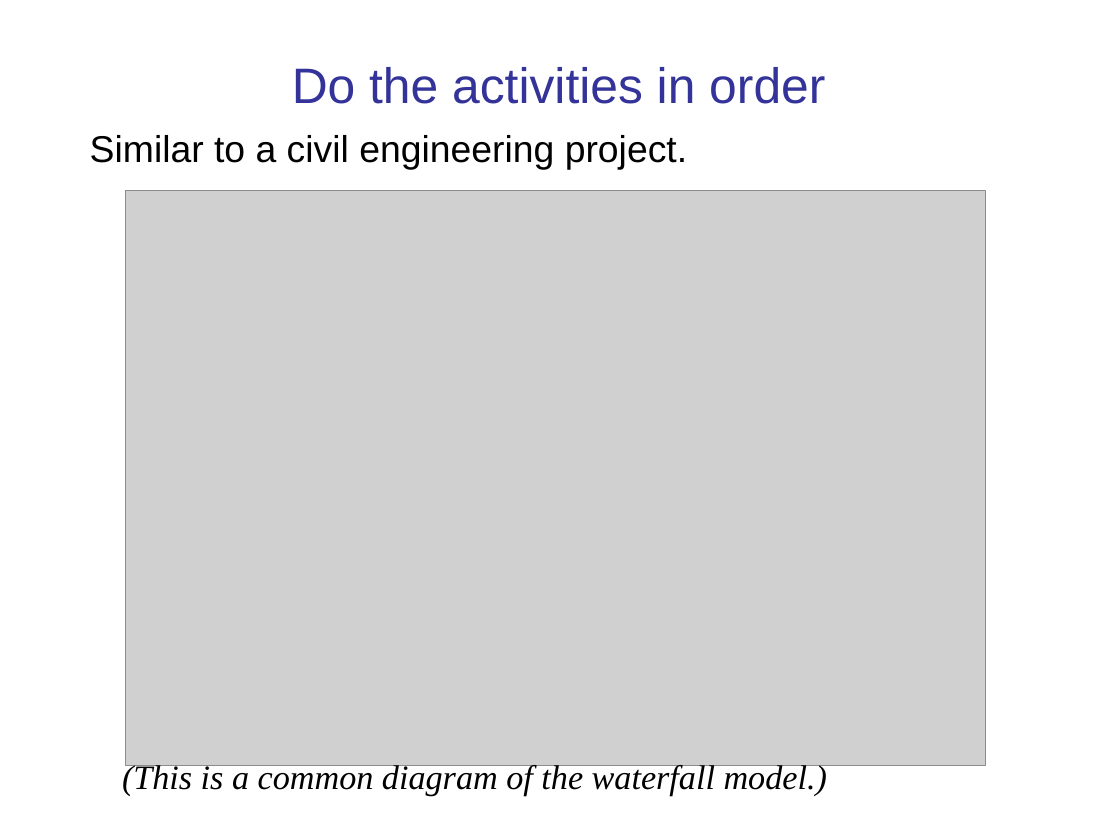
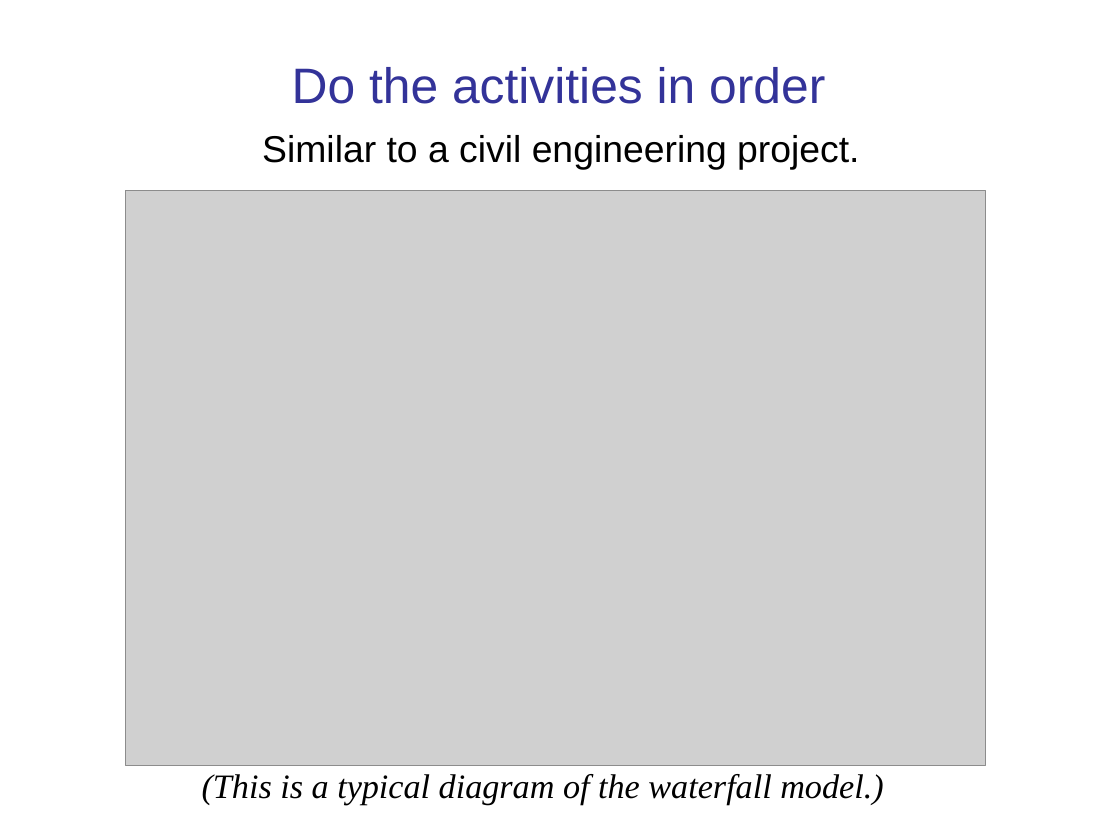
Before and after one commit to cpske/ISP, a slide deck: slide 28 of software-process/Introduction-software-process.pptx. Drawn at 1120x840 pixels with LibreOffice and Linux fonts; fonts in the diff are those of the drawing; grey boxes stand for pictures. Boxes give left, top, right and bottom in pixels: in the first picture for what was removed or moved away, otherwise in the second. Text is boxed around its words. In the diff, an @@ line names an element or a change of style, - is before the commit and + after.

```diff
--- a/software-process/Introduction-software-process.pptx
+++ b/software-process/Introduction-software-process.pptx
@@ text "Similar to a civil engineering ..." at [262,135,859,170]: alignment left to centre @@
@@ free "(This is a typical diagram ...": place and size @@
-free "(This is a typical diagram ..." at [111,750,895,803]
+free "(This is a typical diagram ..." at [151,759,935,811]
@@ text in free at [202,774,883,805]: text changed @@
-(This is a common diagram of the waterfall model.)
+(This is a typical diagram of the waterfall model.)
```
Also in this commit, not shown: 26 other slides changed, 16 other files.
